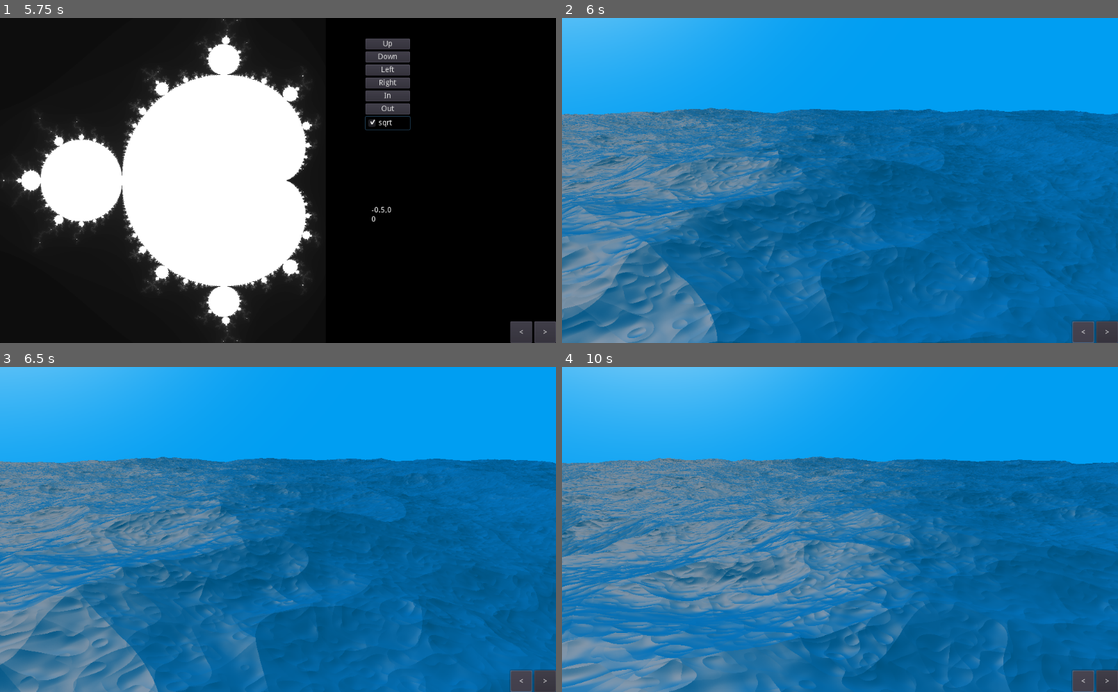
Above: before the commit, frames 1-4 (two rows, left to right).
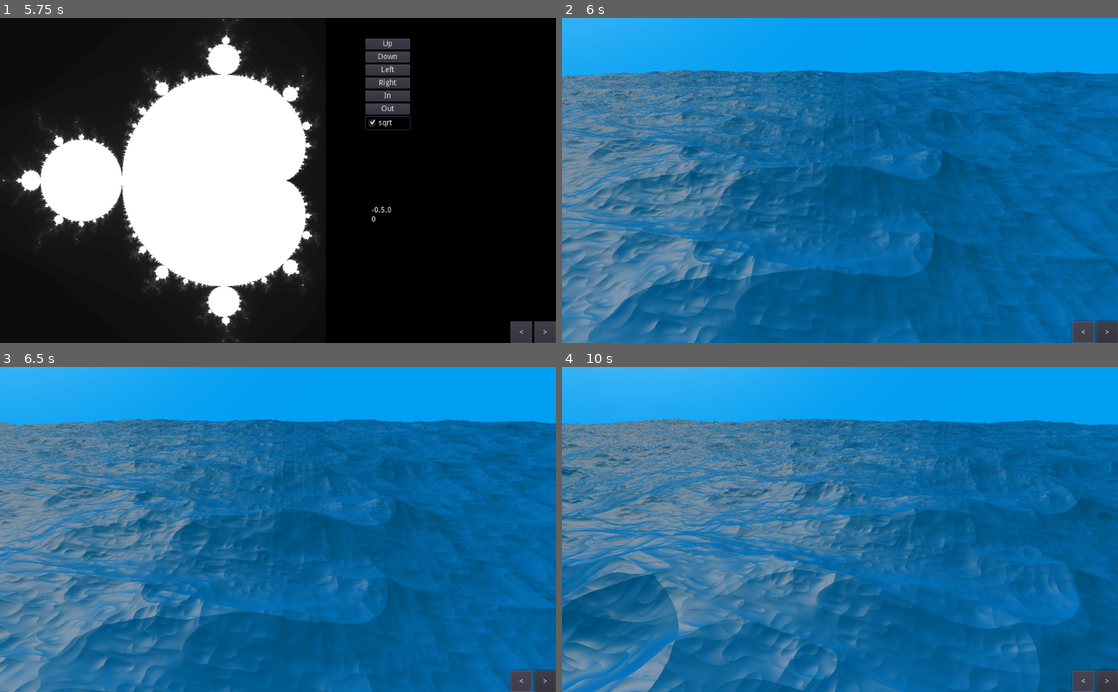
Above: after the commit, the same moments.

Repository: Castux/code-club
Game: Godot game, scene res://Root.tscn
Two runs of this game, one before a commit and one after it. Both use one fixed random seed, a clock stepped at 60 frames per second and the inputs below.
Inputs:
- Up to frame 1 (5.75 s): click "Up" at 0.5 s; click "Down" at 1.25 s; click "Left" at 2 s; click "Right" at 2.75 s; click "In" at 3.5 s; click "Out" at 4.25 s; click "sqrt" at 5 s
- Up to frame 2 (6 s): click "<" at 5.75 s
- Up to frame 3 (6.5 s): no input
- Up to frame 4 (10 s): hold D 6.53-7.28 s; hold S 7.28-8.03 s; hold D 8.03-8.78 s; hold W 8.78-9.53 s; hold A from 9.53 s (still down)

Frame 1 is identical in both runs. In frame 2, 36% of the frame differs, in the area x 0-100%, y 0-100%; in frame 3, 36%; in frame 4, 49%.

Commit message:
Own waves

Diff:
--- a/shadertoys/Waves/Waves.shader
+++ b/shadertoys/Waves/Waves.shader
@@ -13,6 +13,12 @@
 float hash( float n )
 {
   return fract(cos(n)*41415.92653);
+}
+
+vec2 randDir(float n)
+{
+	float phi = hash(n) * 6.28318530718;
+	return vec2(cos(phi), sin(phi));
 }
 
 float noise2d(vec2 x)
@@ -38,19 +44,18 @@
 	w += sin(dot(p, vec2(0.017, 0.01)) + tshift * 1.1)*4.1;
 	w += sin(dot(p, vec2(0.00104, 0.005)) + tshift * 0.121)*4.0;
 
-	shift1 *= 0.3;
-	float amp = 6.0;
-
-	mat2 m2 = mat2(vec2(1.6,1.2), vec2(-1.2,1.6));
+	float amp = 4.0;
+	float noiseLen = 50.0;
 
 	for (int i = 0; i < 7; i++)
-	  {
-	    w += -abs(sin(noise2d(p*0.01 + shift1) - 0.5) * 3.14) * amp;
-	    amp *= .51;
-	    shift1 *= 1.841;
-	    p *= m2*0.9331;
-	  }
+	{
+		vec2 dir = randDir(float(i));
+		vec2 p2 = p / noiseLen + dir * (time * 0.05);
 
+		w += -abs(sin(noise2d(p2) - 0.5) * 3.14) * amp;
+		amp *= .5;
+		noiseLen /= 1.8;
+	}
 
 	return w;
 }
@@ -69,6 +74,10 @@
 	for(iters = 0 ; iters < maxIter && dist < clip ; iters++)
 	{
 		vec3 pos = start + ray * dist;
+
+		// Too high to hit anything
+		if(pos.y > 100.0 || ray.y > 0.0)
+			break;
 
 		float d = pos.y - water(pos.xz);
 		if(d < precision)
@@ -144,8 +153,8 @@
 {
 	vec2 uv = vec2((UV.x - 0.5) * ratio, UV.y - 0.5);
 
-	vec3 eye = vec3(0,30,0);
-	vec3 forward = vec3(sin(time / 15.0),-0.25,cos(time / 15.0));
+	vec3 eye = vec3(0,25,0);
+	vec3 forward = vec3(sin(time / 15.0),-0.35,cos(time / 15.0));
 	vec3 ray = screenRay(eye, forward, uv);
 
 	bool maxedOut;
